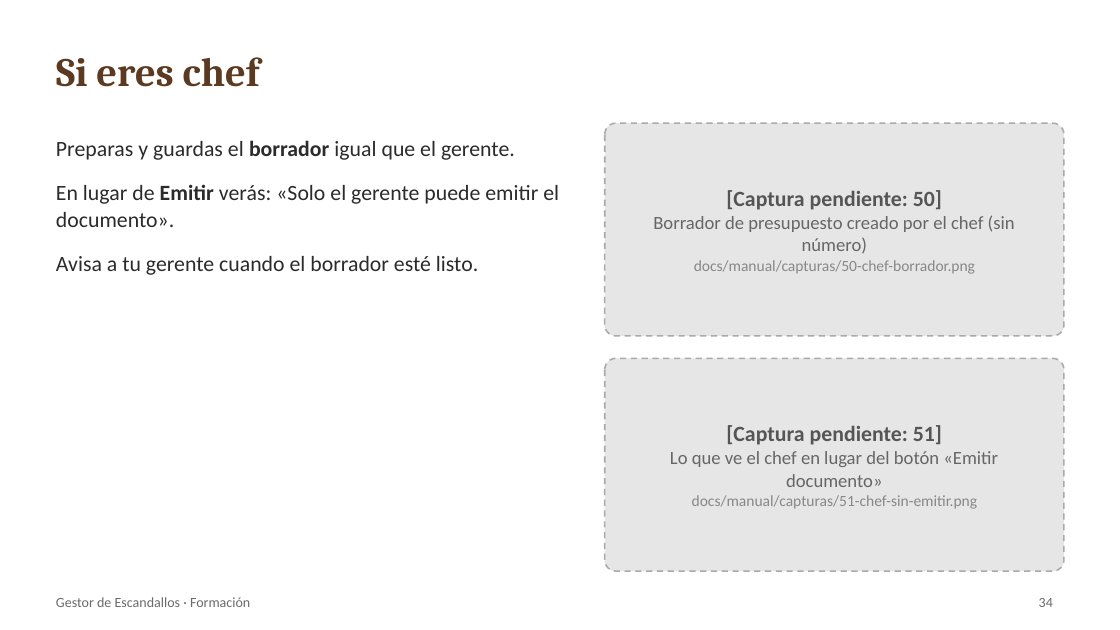
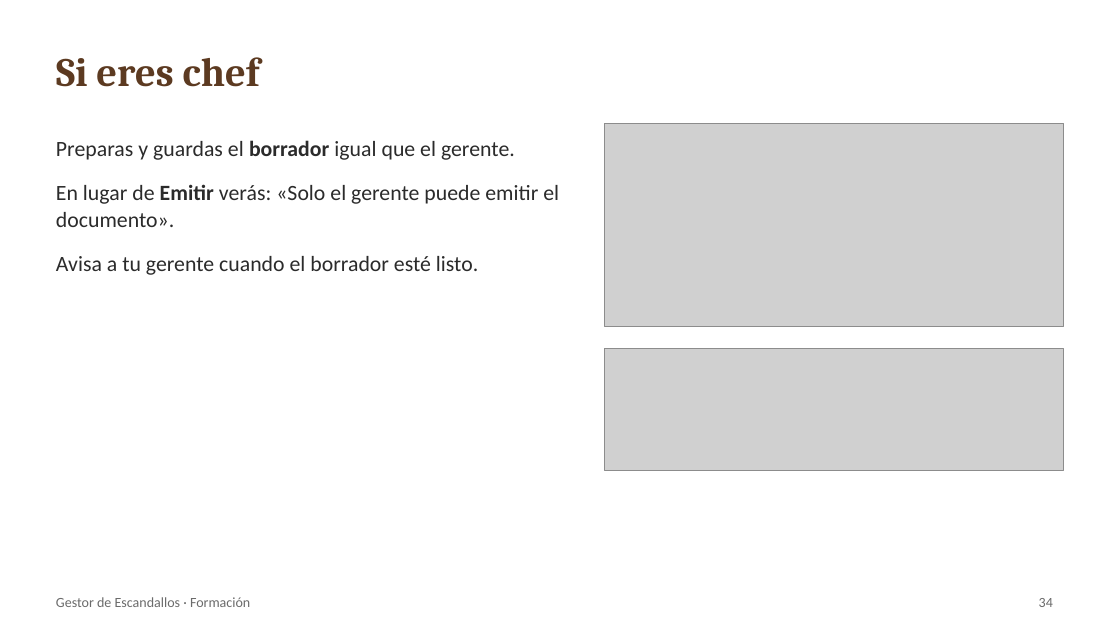
Before and after one commit to robertobergua-maker/escandallos-catering, a slide deck: slide 34 of docs/manual/Manual_Gestor_Escandallos.pptx. Drawn at 1120x630 pixels with LibreOffice and Linux fonts; fonts in the diff are those of the drawing; grey boxes stand for pictures. Boxes give left, top, right and bottom in pixels: in the first picture for what was removed or moved away, otherwise in the second. Text is boxed around its words. In the diff, an @@ line names an element or a change of style, - is before the commit and + after.

```diff
--- a/docs/manual/Manual_Gestor_Escandallos.pptx
+++ b/docs/manual/Manual_Gestor_Escandallos.pptx
@@ rounded rectangle removed at box(605, 123, 1064, 336) @@
-[Captura pendiente: 50]
-Borrador de presupuesto creado por el chef (sin número)
-docs/manual/capturas/50-chef-borrador.png
@@ picture added at box(605, 123, 1064, 326) @@
@@ rounded rectangle removed at box(605, 358, 1064, 571) @@
-[Captura pendiente: 51]
-Lo que ve el chef en lugar del botón «Emitir documento»
-docs/manual/capturas/51-chef-sin-emitir.png
@@ picture added at box(605, 348, 1064, 470) @@
```
Also in this commit, not shown: 10 other slides changed, 1 slide added, 1 slide removed, 5 other files.
